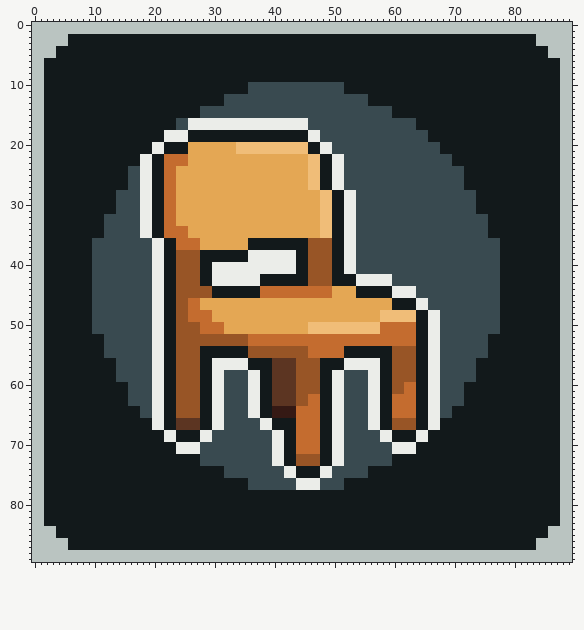
Sprite sheet, stored at img/patreon/chair_patreon90.png. The picture above was drawn from the file before the commit.
The file is 90x90 pixels.
After the commit:
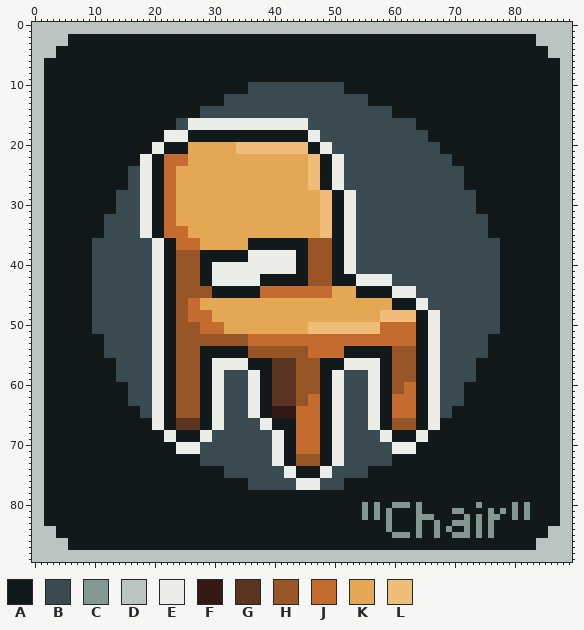
Palette (. is transparent): A #12191b  B #394a50  C #839892  D #bac4c1  E #ebede9  F #351914  G #5c3522  H #985526  J #c46c2f  K #e4a754  L #f0bd78
Edits made:
{"y":80,"x":55,"old":"A","new":"C"}
{"y":80,"x":57,"old":"A","new":"C"}
{"y":80,"x":60,"old":"AAA","new":"CCC"}
{"y":80,"x":64,"old":"A","new":"C"}
{"y":80,"x":74,"old":"A","new":"C"}
{"y":80,"x":80,"old":"A","new":"C"}
{"y":80,"x":82,"old":"A","new":"C"}
{"y":81,"x":55,"old":"A","new":"C"}
{"y":81,"x":57,"old":"A","new":"C"}
{"y":81,"x":59,"old":"A","new":"C"}
{"y":81,"x":64,"old":"A","new":"C"}
{"y":81,"x":70,"old":"AA","new":"CC"}
{"y":81,"x":76,"old":"A","new":"C"}
{"y":81,"x":78,"old":"A","new":"C"}
{"y":81,"x":80,"old":"A","new":"C"}
{"y":81,"x":82,"old":"A","new":"C"}
{"y":82,"x":55,"old":"A","new":"C"}
{"y":82,"x":57,"old":"A","new":"C"}
{"y":82,"x":59,"old":"A","new":"C"}
{"y":82,"x":64,"old":"AAA","new":"CCC"}
{"y":82,"x":72,"old":"A","new":"C"}
{"y":82,"x":74,"old":"A","new":"C"}
{"y":82,"x":76,"old":"AA","new":"CC"}
{"y":82,"x":80,"old":"A","new":"C"}
{"y":82,"x":82,"old":"A","new":"C"}
{"y":83,"x":59,"old":"A","new":"C"}
{"y":83,"x":64,"old":"A","new":"C"}
{"y":83,"x":67,"old":"A","new":"C"}
{"y":83,"x":70,"old":"AAA","new":"CCC"}
{"y":83,"x":74,"old":"A","new":"C"}
{"y":83,"x":76,"old":"A","new":"C"}
{"y":84,"x":59,"old":"A","new":"C"}
{"y":84,"x":64,"old":"A","new":"C"}
{"y":84,"x":67,"old":"A","new":"C"}
{"y":84,"x":69,"old":"A","new":"C"}
{"y":84,"x":72,"old":"A","new":"C"}
{"y":84,"x":74,"old":"A","new":"C"}
{"y":84,"x":76,"old":"A","new":"C"}
{"y":85,"x":60,"old":"AAA","new":"CCC"}
{"y":85,"x":64,"old":"A","new":"C"}
{"y":85,"x":67,"old":"A","new":"C"}
{"y":85,"x":70,"old":"AAA","new":"CCC"}
{"y":85,"x":74,"old":"A","new":"C"}
{"y":85,"x":76,"old":"A","new":"C"}
{"label":"changed","picture_box":[362,502,530,538]}
